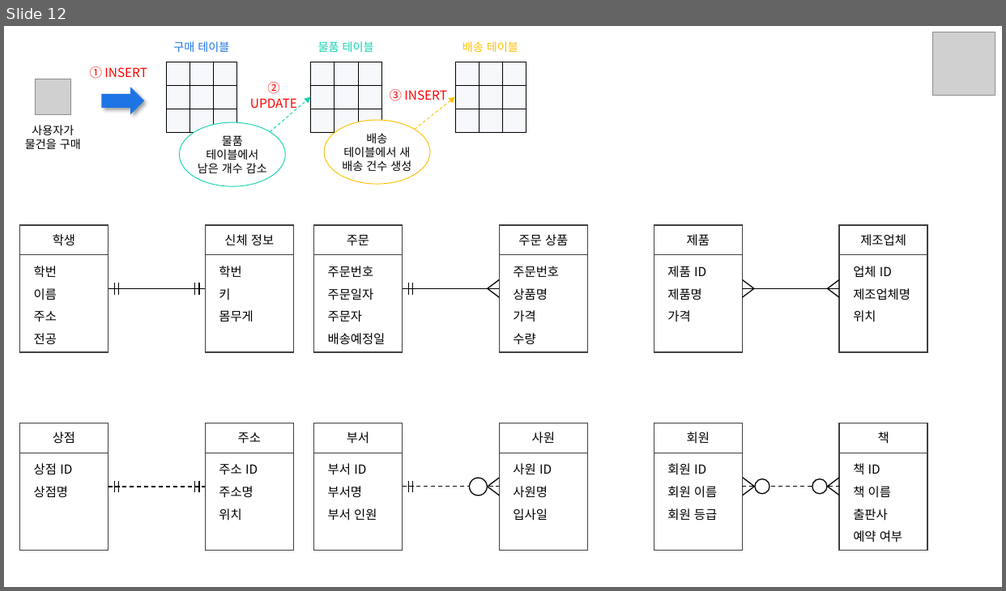
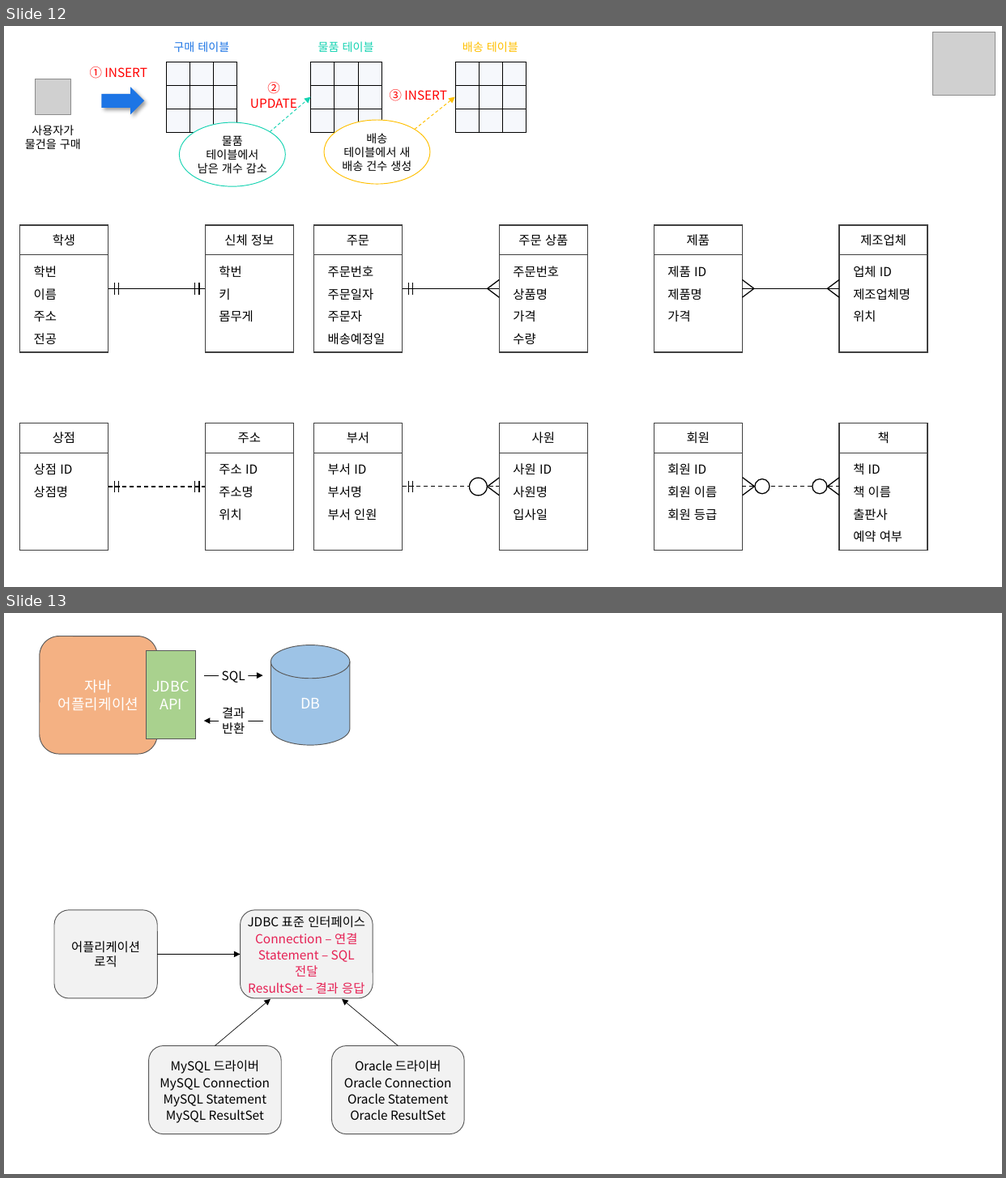
Before and after one commit to siwon-park/BackEnd-Study, a slide deck: PPT_Image.pptx. Shown one above the other, each under a label of ours: slide 12 before the commit, slides 12 and 13 after it. The pictures are 1006x591 and 1006x1178 pixels, drawn with LibreOffice and Linux fonts; fonts in the diff are those of the drawing; grey boxes stand for pictures. Boxes give left, top, right and bottom in pixels: in the first picture for what was removed or moved away, otherwise in the second. Text is boxed around its words. In the diff, an @@ line names an element or a change of style, - is before the commit and + after.

Commit message:
docs: JDBC 정리 중

```diff
--- a/PPT_Image.pptx
+++ b/PPT_Image.pptx
@@ slide 13 added at box(4, 613, 1002, 1174), background #FFFFFF @@
@@ rounded rectangle added at box(39, 636, 157, 754), fill #F4B183, outline #595959 0.75 pt, 14 pt, text #FFFFFF @@
+자바
+어플리케이션
@@ rectangle added at box(147, 651, 197, 739), fill #A9D18E, outline #595959 0.75 pt, 14 pt, text #FFFFFF @@
+JDBC
+API
@@ cylinder added at box(271, 645, 351, 746), fill #9DC3E6, outline #595959 0.75 pt, 14 pt, text #FFFFFF @@
+DB
@@ arrow added from (204, 675) to (263, 675), #000000 0.5 pt @@
@@ text added at box(222, 671, 245, 683), 12 pt, text #000000 @@
+SQL
@@ text added at box(222, 707, 245, 734), 12 pt, text #000000 @@
+결과
+반환
@@ arrow added from (263, 721) to (204, 721), #000000 0.5 pt @@
@@ rounded rectangle added at box(54, 910, 157, 999), fill #F2F2F2, outline #595959 0.75 pt, 12 pt, text #000000 @@
+어플리케이션 로직
@@ rounded rectangle added at box(241, 910, 373, 999), fill #F2F2F2, outline #595959 0.75 pt, 12 pt, text #E62154 @@
+JDBC 표준 인터페이스
+Connection – 연결
+Statement – SQL 전달
+ResultSet – 결과 응답
@@ arrow added from (157, 954) to (241, 954), #000000 0.5 pt @@
@@ arrow added from (215, 1046) to (270, 999), #000000 0.5 pt @@
@@ arrow added from (398, 1046) to (342, 999), #000000 0.5 pt @@
@@ rounded rectangle added at box(148, 1046, 281, 1135), fill #F2F2F2, outline #595959 0.75 pt, 12 pt, text #000000 @@
+MySQL 드라이버
+MySQL Connection
+MySQL Statement
+MySQL ResultSet
@@ rounded rectangle added at box(332, 1046, 464, 1135), fill #F2F2F2, outline #595959 0.75 pt, 12 pt, text #000000 @@
+Oracle 드라이버
+Oracle Connection
+Oracle Statement
+Oracle ResultSet
```
Also in this commit, not shown: 2 other files.
